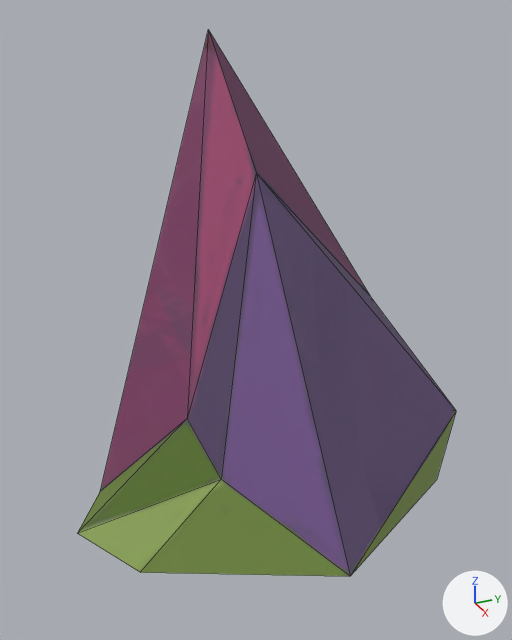
An edit to the FBX model Assets/Hamster/RawAssets/wall_crys_deco_A.fbx, drawn before and after from the same camera.
One viewpoint serves both versions: a camera (50 mm lens) standing at (0.0309, -0.0114, 0.0204) and looking at (0.0084, -0.0013, 0.0091). The lights are fixed; the arrows at lower right show +X, +Y and +Z. Mesh edges are drawn as thin lines. Where no turn or scale is listed for an object, it has been applied to the vertices.

The older version as bpy lines, for what is in view:
```python
me_mesh = bpy.data.meshes.new('Mesh')
me_mesh.from_pydata(...)  # 12 vertices, 14 faces; spans x 0.0042..0.0133, y -0.0086..0.009, z 0.0..0.0193
me_mesh.materials.append(mat_wall_decorations1)  # picture img_wall_decos1_tex_jpg
ob_wall_crys_deco_a = bpy.data.objects.new('wall_crys_deco_A', me_mesh)
ob_wall_crys_deco_a.location = (0.0, 0.0, 0.0)
```
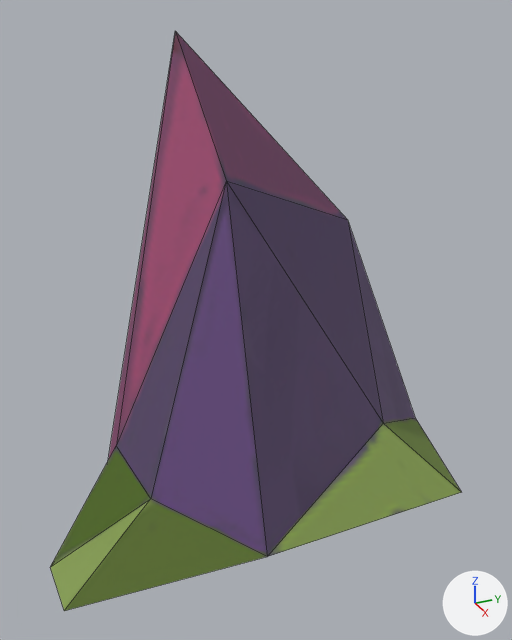
Patch to the scene script:
```diff
--- a/Assets/Hamster/RawAssets/wall_crys_deco_A.fbx.py
+++ b/Assets/Hamster/RawAssets/wall_crys_deco_A.fbx.py
@@ me_mesh @@
 me_mesh.from_pydata(...)  # 12 vertices, 14 faces; spans x 0.0042..0.0133, y -0.0086..0.009, z 0.0..0.0193
 # used by ob_wall_crys_deco_a; location = (0.0, 0.0, 0.0)
-me_mesh.vertices[0].co = (0.0042, -0.0071, 0.0)  # pixel (100, 491)
-me_mesh.vertices[1].co = (0.0098, -0.0069, 0.0)  # pixel (140, 572)
-me_mesh.vertices[2].co = (0.0042, -0.0013, 0.0193)  # pixel (208, 29)
-me_mesh.vertices[3].co = (0.0064, -0.0004, 0.0143)  # pixel (256, 172)
-me_mesh.vertices[4].co = (0.0042, 0.0067, 0.0071)  # pixel (370, 296)
-me_mesh.vertices[5].co = (0.0105, 0.0072, 0.0041)  # pixel (456, 410)
-me_mesh.vertices[6].co = (0.0042, 0.009, 0.0)
-me_mesh.vertices[7].co = (0.0098, 0.0072, 0.0)  # pixel (436, 479)
-me_mesh.vertices[8].co = (0.0066, -0.0086, 0.0)  # pixel (77, 533)
-me_mesh.vertices[9].co = (0.0133, 0.0005, 0.0)  # pixel (350, 576)
-me_mesh.vertices[10].co = (0.0089, -0.003, 0.0026)  # pixel (221, 479)
-me_mesh.vertices[11].co = (0.0065, -0.0036, 0.0042)  # pixel (187, 418)
+# me_mesh part 1
+me_mesh.vertices[0].co = (0.005, -0.0072, 0.0)
+me_mesh.vertices[1].co = (0.01, -0.0099, -0.0005)  # pixel (64, 610)
+me_mesh.vertices[2].co = (0.005, -0.0029, 0.0193)  # pixel (175, 30)
+me_mesh.vertices[3].co = (0.0071, -0.0019, 0.0143)  # pixel (226, 180)
+me_mesh.vertices[4].co = (0.0048, 0.0048, 0.0114)  # pixel (347, 219)
+me_mesh.vertices[5].co = (0.0078, 0.0054, 0.0024)  # pixel (383, 423)
+me_mesh.vertices[6].co = (0.005, 0.0095, 0.0)  # pixel (415, 417)
+me_mesh.vertices[7].co = (0.0103, 0.0084, -0.0007)  # pixel (461, 492)
+me_mesh.vertices[8].co = (0.0073, -0.01, -0.0007)  # pixel (50, 567)
+me_mesh.vertices[9].co = (0.0104, -0.0017, -0.0007)  # pixel (267, 556)
+me_mesh.vertices[10].co = (0.0089, -0.006, 0.0026)  # pixel (150, 498)
+me_mesh.vertices[11].co = (0.0072, -0.0068, 0.0042)  # pixel (116, 445)
 me_mesh.materials.append(mat_wall_decorations1)
```

Boxes (x1, y1, x2, y2) around the edits, measured in the pictures (512 x 640 px):
'wall_crys_deco_A', reshaped (9% wider, 6% taller)
    before: (78, 29, 456, 576)
    after: (50, 31, 461, 611)
